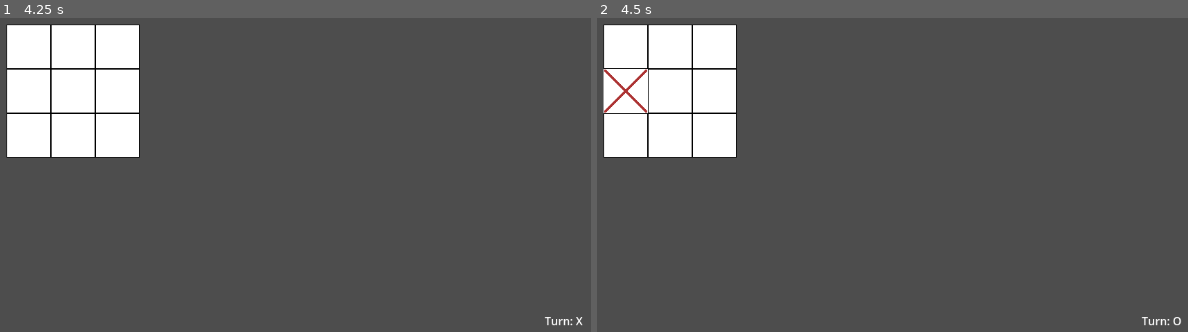
Above: before the commit, frames 1-2 (left to right).
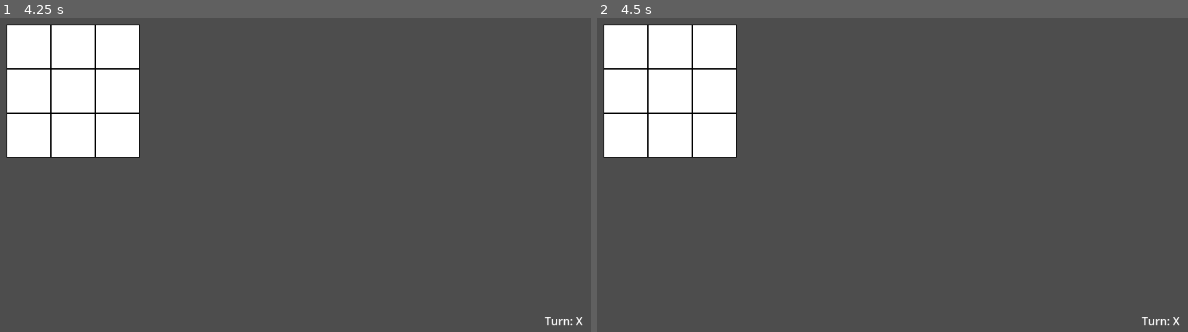
Above: after the commit, the same moments.

Repository: realJonathanZ/Godot_multiplayer_tictactoe
Game: Godot game, scene res://Scenes/level.tscn
Two runs of this game, one before a commit and one after it. Both use one fixed random seed, a clock stepped at 60 frames per second and the inputs below.
Inputs (mouse positions are in pixels of both pictures, inside the frame that each line leads up to):
- Up to frame 1 (4.25 s): tap Enter at 0.5, 2, 3.5 s; move the mouse to (466, 115) at 0.52 s; click (466, 115) at 0.67 s; tap Space at 1.25, 2.75 s; move the mouse to (130, 159) at 1.27 s; click (130, 159) at 1.42 s; move the mouse to (372, 39) at 2.02 s; click (372, 39) at 2.17 s; move the mouse to (248, 228) at 2.77 s; click (248, 228) at 2.92 s; move the mouse to (531, 206) at 3.52 s; click (531, 206) at 3.67 s
- Up to frame 2 (4.5 s): tap Space at 4.25 s; move the mouse to (644, 71) at 4.27 s; click (644, 71) at 4.42 s

Frame 1 is identical in both runs. In frame 2, 0.3% of the frame differs, in the area x 1-99%, y 16-99%.

Commit message:
attempting in process, for let the click-on-view to send signal up to server instead of model-local-mvc-cycle

Diff:
--- a/Scripts/controller.gd
+++ b/Scripts/controller.gd
@@ -15,4 +15,4 @@
 	view.cell_selected.connect(self._on_cell_selected) # signal wiring
 
 func _on_cell_selected(coord: Vector2i):
-	model.make_move(coord) # relation between controller and model
+	MessageBus.local_move_requested.emit(coord)
--- /dev/null
+++ b/network/message_bus.gd
@@ -0,0 +1,12 @@
+## message_bus.gd
+## Define and publish communication events
+
+## Currently autoload network_adaptor listens to some siganls inside message bus.
+## it'll be network_adaptor's job to define "communicating up to server" behavior
+## in such call backs.
+
+
+extends Node
+
+## "detected one move from THIS client on position coord"
+signal local_move_requested(coord: Vector2i)
--- /dev/null
+++ b/network/network_adapter.gd
@@ -0,0 +1,12 @@
+## network_adapter.gd
+## Listen to events(global autoload siganls) and
+## define callback behavior(including communicate with server)
+
+class_name NetworkAdaptor
+extends Node
+
+func _ready() -> void:
+	MessageBus.local_move_requested.connect(_on_local_move_requested)
+
+func _on_local_move_requested(coord: Vector2i) -> void:
+	print("[NetworkAdaptor] received local move request: ", coord)
--- a/project.godot
+++ b/project.godot
@@ -14,6 +14,10 @@
 run/main_scene="uid://qfctxv8k0qnm"
 config/features=PackedStringArray("4.5", "GL Compatibility")
 
+[autoload]
+
+MessageBus="*res://network/message_bus.gd"
+
 [editor_plugins]
 
 enabled=PackedStringArray()
Not shown, added: network/message_bus.gd.uid
Not shown, added: network/network_adapter.gd.uid
